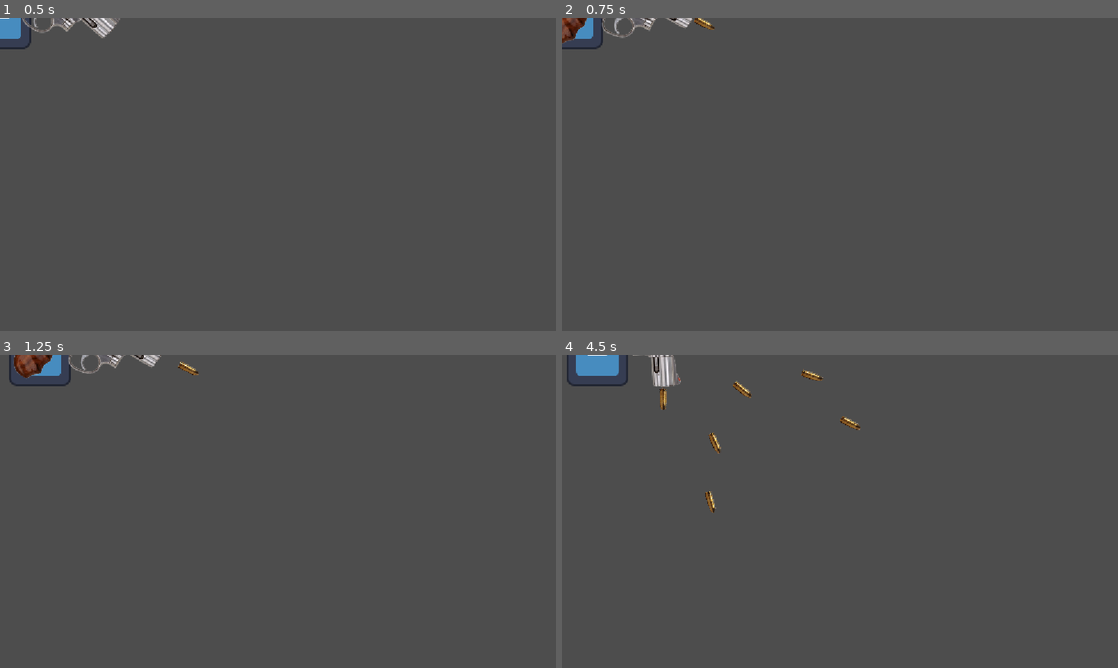
Above: before the commit, frames 1-4 (two rows, left to right).
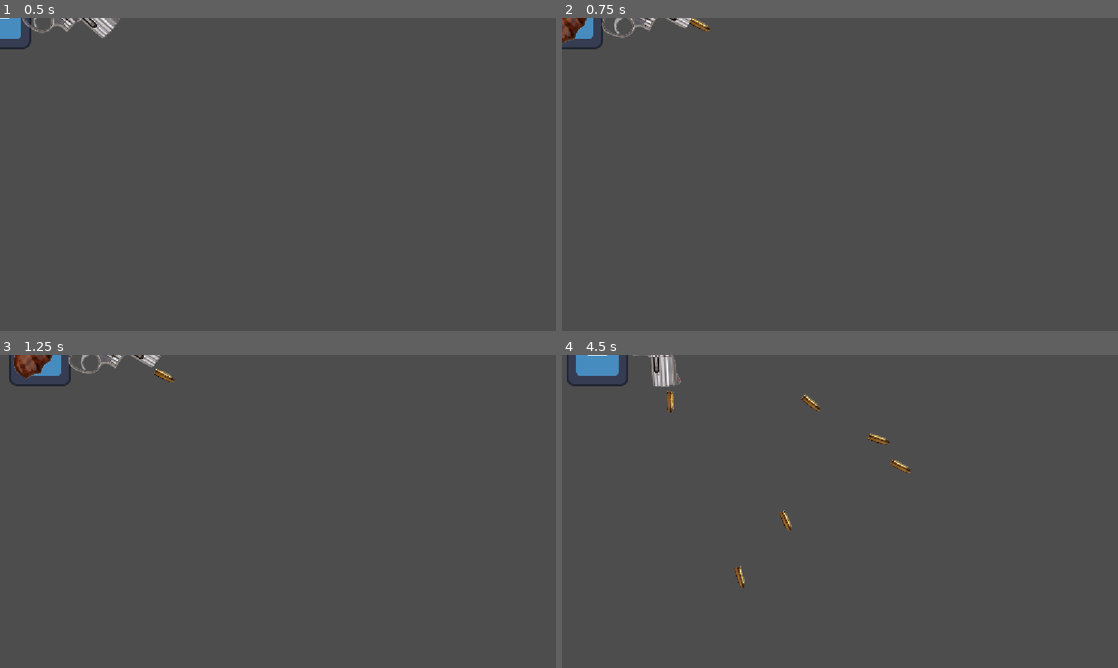
Above: after the commit, the same moments.

Repository: RealCet/bonzen-2
Game: Godot game, scene res://player.tscn
Same seed, same stepped clock (60 frames per second), same inputs: the game is played once before the commit and once after it. The engine's default icon, where the game draws it, is replaced by a stand-in: a white triangle on a blue panel in a dark square.
Inputs (mouse positions are in pixels of both pictures, inside the frame that each line leads up to):
- Up to frame 1 (0.5 s): no input
- Up to frame 2 (0.75 s): tap Enter at 0.5 s; move the mouse to (962, 158) at 0.52 s; hold D (right) from 0.53 s (still down); click (962, 158) at 0.6 s
- Up to frame 3 (1.25 s): keep holding D (right)
- Up to frame 4 (4.5 s): move the mouse to (728, 527) at 1.27 s; release D (right) at 1.28 s; hold S (down) 1.28-2.03 s; click (728, 527) at 1.35 s; move the mouse to (895, 442) at 2.02 s; hold D (right) 2.03-2.78 s; click (895, 442) at 2.1 s; move the mouse to (812, 574) at 2.77 s; hold W (up) 2.78-3.53 s; click (812, 574) at 2.85 s; move the mouse to (1006, 558) at 3.52 s; hold A (left) from 3.53 s (still down); click (1006, 558) at 3.6 s; move the mouse to (673, 464) at 4.27 s; click (673, 464) at 4.35 s

Frame 1 is identical in both runs. In frame 2, 0.1% of the frame differs, in the area x 22-28%, y 0-5%; in frame 3, 0.2%; in frame 4, 1.0%, in the area x 17-63%, y 4-75%.

Commit message:
Bullet Speed
Fixed Bug where bullets would speed up and slow down based on the player.

Diff:
--- a/bullet.gd
+++ b/bullet.gd
@@ -1,7 +1,7 @@
 extends Node2D
 
 
-const SPEED: int = 300
+const SPEED: int = 500
 
 
 func _process(delta: float) -> void:
--- a/gun.gd
+++ b/gun.gd
@@ -16,9 +16,10 @@
 	else:
 		scale.y = 1
 
+
 	if Input.is_action_just_pressed("fire"):
 		print("a")
 		var bullet_instance = BULLET.instantiate()
-		add_sibling(bullet_instance)
+		get_parent().add_sibling(bullet_instance)
 		bullet_instance.global_position = muzzle.global_position
-		bullet_instance.rotation = rotation
+		bullet_instance.rotation = muzzle.global_rotation
